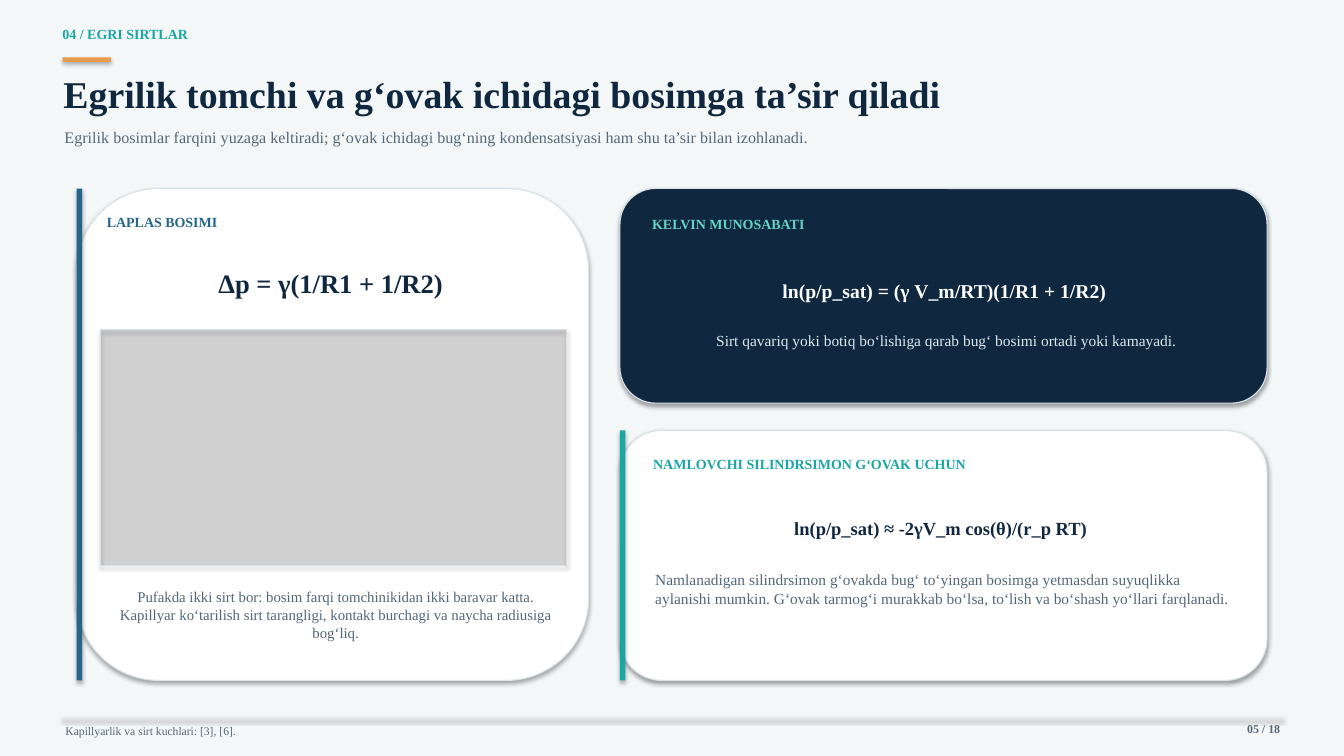
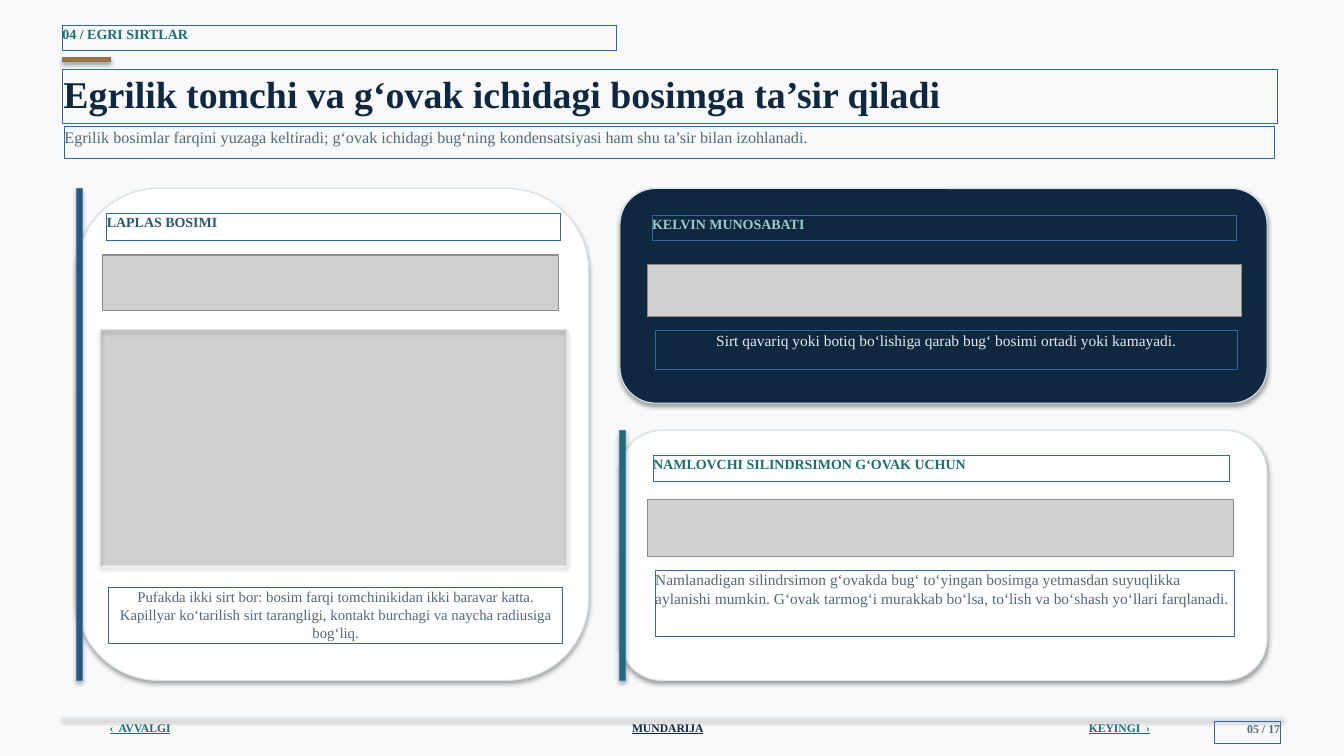
Before and after one commit to jabborovd18-collab/taqdimot-fayllari, a slide deck: slide 5 of sirt_hodisalari_adsorbsiya_ilmi.pptx. Drawn at 1344x756 pixels with LibreOffice and Linux fonts; fonts in the diff are those of the drawing; grey boxes stand for pictures; background and template pictures are left out. Boxes give left, top, right and bottom in pixels: in the first picture for what was removed or moved away, otherwise in the second. Text is boxed around its words. In the diff, an @@ line names an element or a change of style, - is before the commit and + after.

```diff
--- a/sirt_hodisalari_adsorbsiya_ilmi.pptx
+++ b/sirt_hodisalari_adsorbsiya_ilmi.pptx
@@ background #F4F7F8 to picture (left out) @@
@@ text "04 / EGRI SIRTLAR" at [62, 28, 188, 43]: text colour #1BA6A6 to #1D6D75 @@
@@ rectangle at [63, 57, 111, 62]: fill #E79B4B to #977742 @@
@@ rectangle at [77, 189, 83, 681]: fill #24658A to #2B5674 @@
@@ text "LAPLAS BOSIMI" at [107, 217, 217, 227]: text colour #24658A to #2B5674 @@
@@ text "KELVIN MUNOSABATI" at [652, 218, 804, 233]: text colour #65D2C2 to #9ACBC6 @@
@@ picture added at [103, 255, 559, 311] @@
@@ picture added at [647, 264, 1242, 317] @@
@@ text removed at [218, 275, 443, 299] @@
-Δp = γ(1/R1 + 1/R2)
@@ text removed at [782, 284, 1106, 303] @@
-ln(p/p_sat) = (γ V_m/RT)(1/R1 + 1/R2)
@@ text "Sirt qavariq yoki botiq bo‘lishiga ..." at [716, 335, 1176, 349]: text colour #DCE8ED to #E2E9EE @@
@@ rectangle at [620, 431, 626, 681]: fill #1BA6A6 to #1D6D75 @@
@@ text "NAMLOVCHI SILINDRSIMON G‘OVAK UCHUN" at [653, 458, 966, 473]: text colour #1BA6A6 to #1D6D75 @@
@@ picture added at [647, 500, 1234, 557] @@
@@ text removed at [794, 522, 1087, 539] @@
-ln(p/p_sat) ≈ -2γV_m cos(θ)/(r_p RT)
@@ text removed at [65, 727, 235, 738] @@
-Kapillyarlik va sirt kuchlari: [3], [6].
@@ text added at [119, 724, 171, 734], 8.3 pt, text #1D6D75, bold, underline @@
+‹ AVVALGI
@@ text added at [632, 724, 704, 734], 8.3 pt, text #10283F, bold, underline @@
+MUNDARIJA
@@ text added at [1089, 724, 1141, 734], 8.3 pt, text #1D6D75, bold, underline @@
+KEYINGI ›
@@ text at [1247, 725, 1280, 733]: text changed @@
-05 / 18
+05 / 17
```
Also in this commit, not shown: 16 other slides changed, 1 slide removed.
